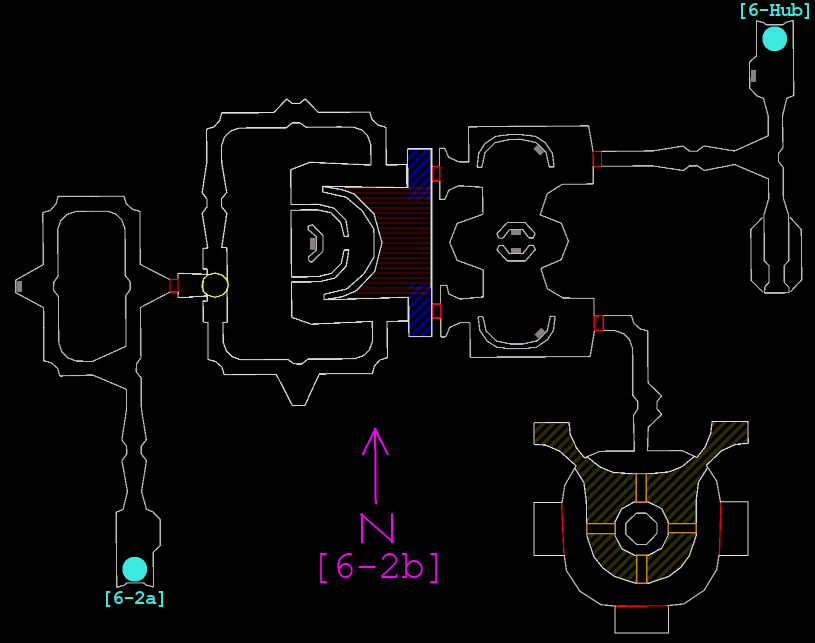
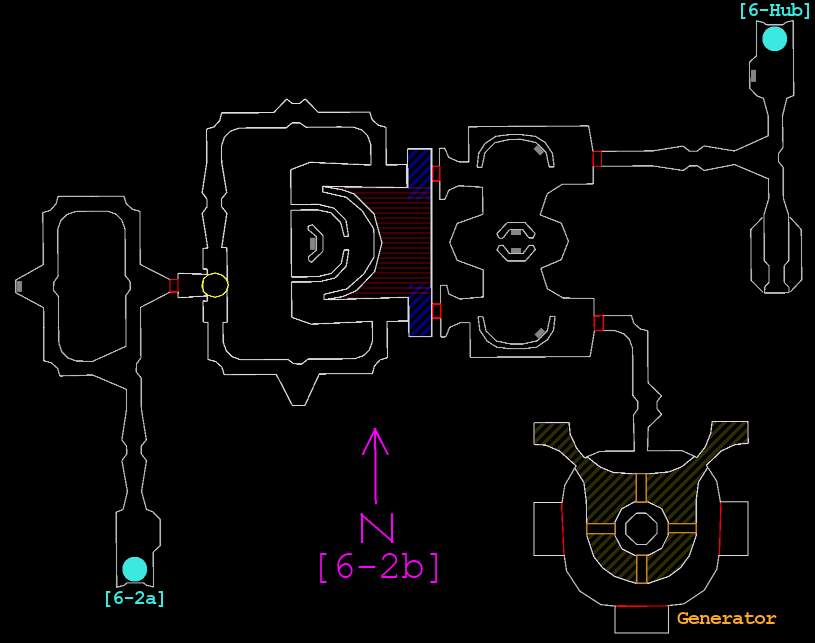
Comparing the layer stacks of the two w=815, h=643 images. Changes:
added layer "Generator" above "Map" over [677, 612, 777, 624]
